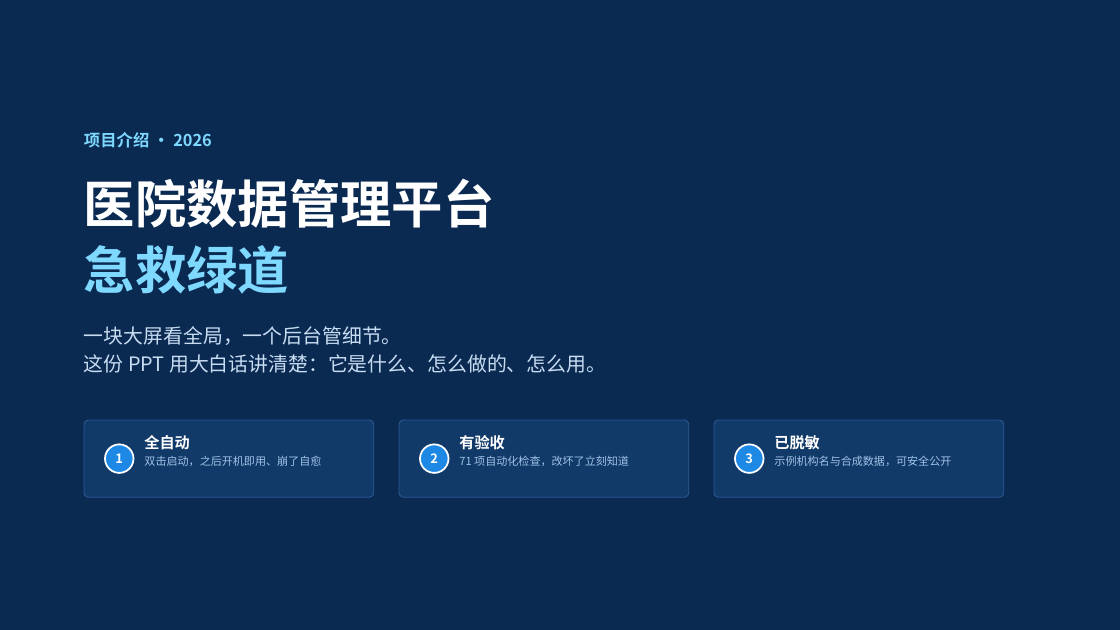
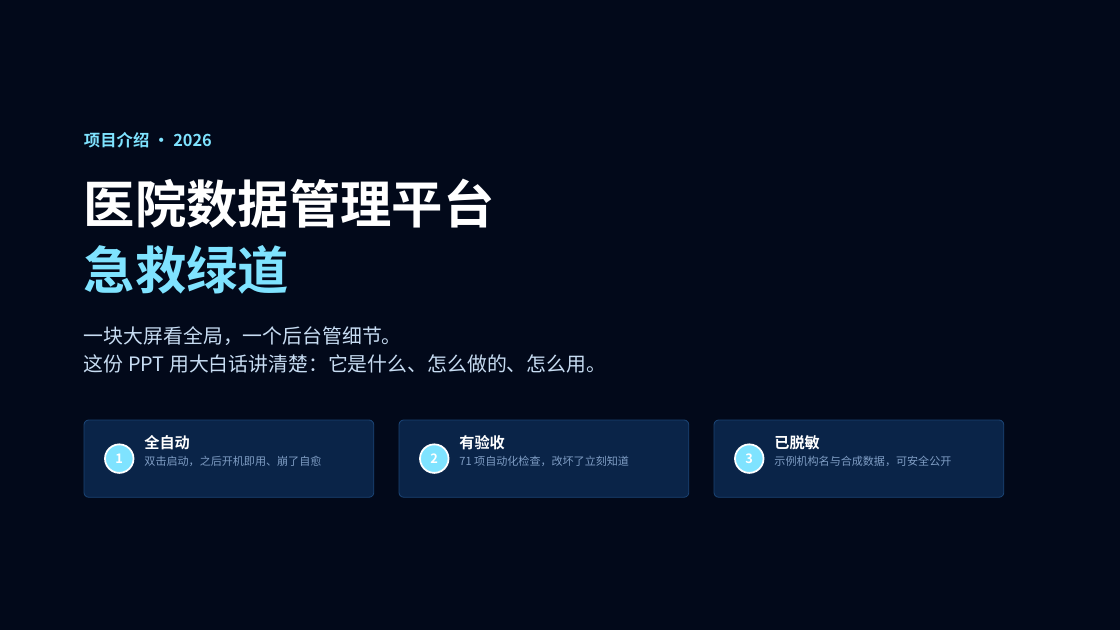
Before and after one commit to popostar11/hospital-data-platform, a slide deck: slide 1 of docs/ppt/医院数据管理平台-项目介绍.pptx. Drawn at 1120x630 pixels with LibreOffice and Linux fonts; fonts in the diff are those of the drawing. Boxes give left, top, right and bottom in pixels: in the first picture for what was removed or moved away, otherwise in the second. Text is boxed around its words. In the diff, an @@ line names an element or a change of style, - is before the commit and + after.

Commit message:
style(ppt): 两份演示稿改用大屏同色系（深色）
配色不再借用参考稿的青绿，改为直接取大屏自身的样式令牌：
  --c-bg-deep #02091A / --c-bg #04122B / 面板叠底 #08224A
  --c-line 柔和化 #1A4272 / --c-cyan #7FE3FF / --c-value #7FFFE0
  --c-text #DCEFFF / --c-text-dim #8FB4DC

改动范围：
- 两份脚本都改为令牌化配色，并支持 --light 切回浅色（便于打印）
- 内容页显式铺一层底色（深色主题必需），卡片加描边、表格换深色表头
- 深色底让大屏与后台截图与版面融为一体，比浅色底更贴合产品

顺带修掉两处构建脚本缺陷：
- band() 的两处调用误把「段落字典」当「run 列表」传入（KeyError: 't'）
- build-ppt.py 缺 import sys，且全局字符串替换误伤了调色板定义本身
  （出现 LABEL_ON_DARK = LABEL_ON_DARK 之类自引用）

验收：两份均为 16:9、0 个形状越界、check_office 结构与内容断言通过、渲染无缺字。

```diff
--- a/docs/ppt/医院数据管理平台-项目介绍.pptx
+++ b/docs/ppt/医院数据管理平台-项目介绍.pptx
@@ rectangle at (0, 0, 1120, 630): fill #0A2A52 to #02091A @@
@@ text "项目介绍 · 2026" at (84, 132, 212, 148): text colour #7FD9FF to #7FE3FF @@
@@ text at (84, 245, 289, 294): text colour #7FD9FF to #7FE3FF in "急救绿道" @@
@@ text "一块大屏看全局，一个后台管细节。" at (84, 326, 606, 373): text colour #C8DCF2 to #C7DCF2 @@
@@ fill #123A69 to #0A2448; outline #2A5A94 0.75 pt to #1A4272 0.75 pt in 3 elements at (84, 420, 374, 497), (399, 420, 689, 497), (714, 420, 1004, 497) @@
@@ fill #1E88E5 to #7FE3FF in 3 elements at (105, 444, 134, 473), (420, 444, 449, 473), (735, 444, 764, 473) @@
@@ text at (144, 456, 321, 466): text colour #9FC2E6 to #7F9DC4 in "双击启动，之后开机即用、崩了自愈" @@
@@ text at (459, 456, 629, 466): text colour #9FC2E6 to #7F9DC4 in "71 项自动化检查，改坏了立刻知道" @@
@@ text at (774, 456, 951, 466): text colour #9FC2E6 to #7F9DC4 in "示例机构名与合成数据，可安全公开" @@
```
Also in this commit, not shown: 12 other slides changed, 3 other files.
